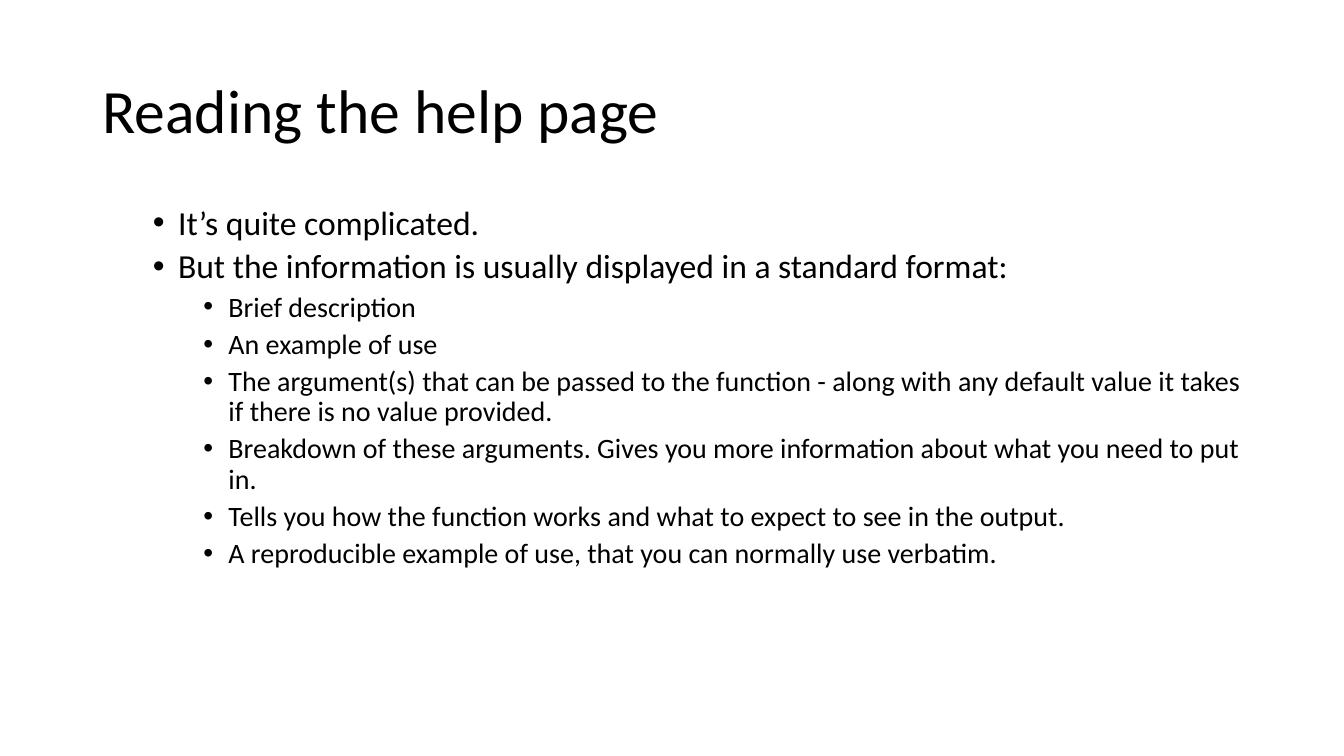
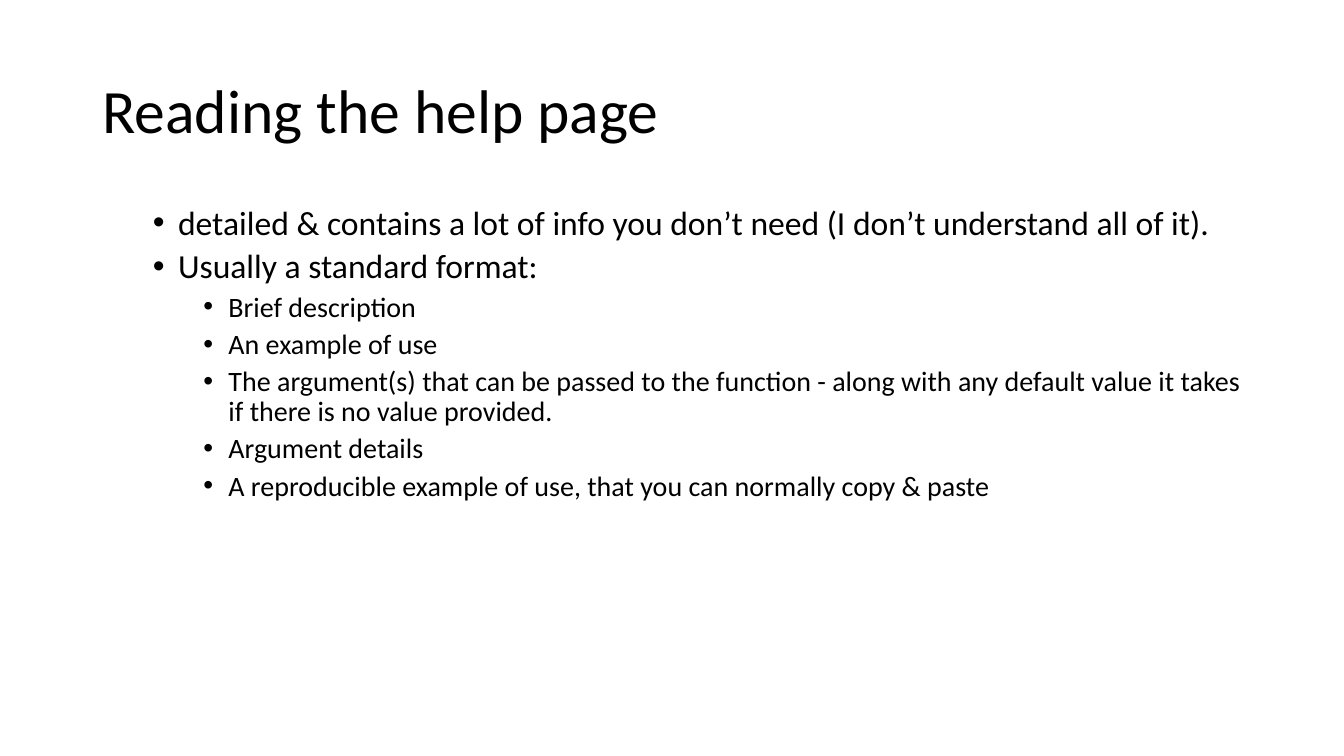
Before and after one commit to uclh-criu/learning-datascience, a slide deck: slide 39 of sessions/2-R-intro.pptx (slide 45 before the commit). Drawn at 1344x756 pixels with LibreOffice and Linux fonts; fonts in the diff are those of the drawing. Boxes give left, top, right and bottom in pixels: in the first picture for what was removed or moved away, otherwise in the second. Text is boxed around its words. In the diff, an @@ line names an element or a change of style, - is before the commit and + after.

```diff
--- a/sessions/2-R-intro.pptx
+++ b/sessions/2-R-intro.pptx
@@ text at <box>178,210,1209,284</box>: text changed @@
-  • It’s quite complicated.
-  • But the information is usually displayed in a standard format:
+  • detailed & contains a lot of info you don’t need (I don’t understand all of it).
+  • Usually a standard format:
@@ text at <box>228,438,989,501</box>: text changed @@
-    • Breakdown of these arguments. Gives you more information about what you need to put in.
-    • Tells you how the function works and what to expect to see in the output.
-    • A reproducible example of use, that you can normally use verbatim.
+    • Argument details
+    • A reproducible example of use, that you can normally copy & paste
```
Also in this commit, not shown: 10 other slides changed, 7 slides added, 12 slides removed, 7 other files.
